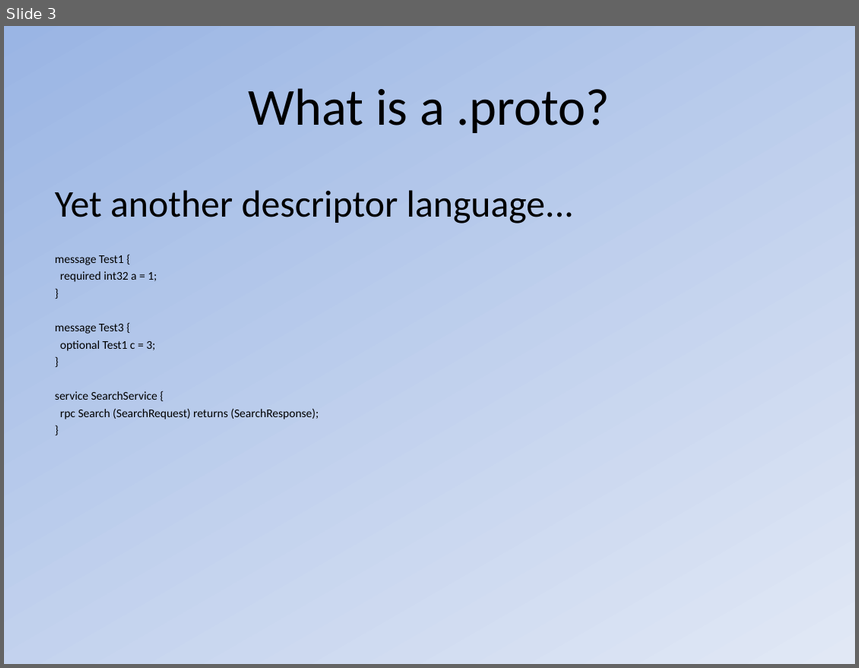
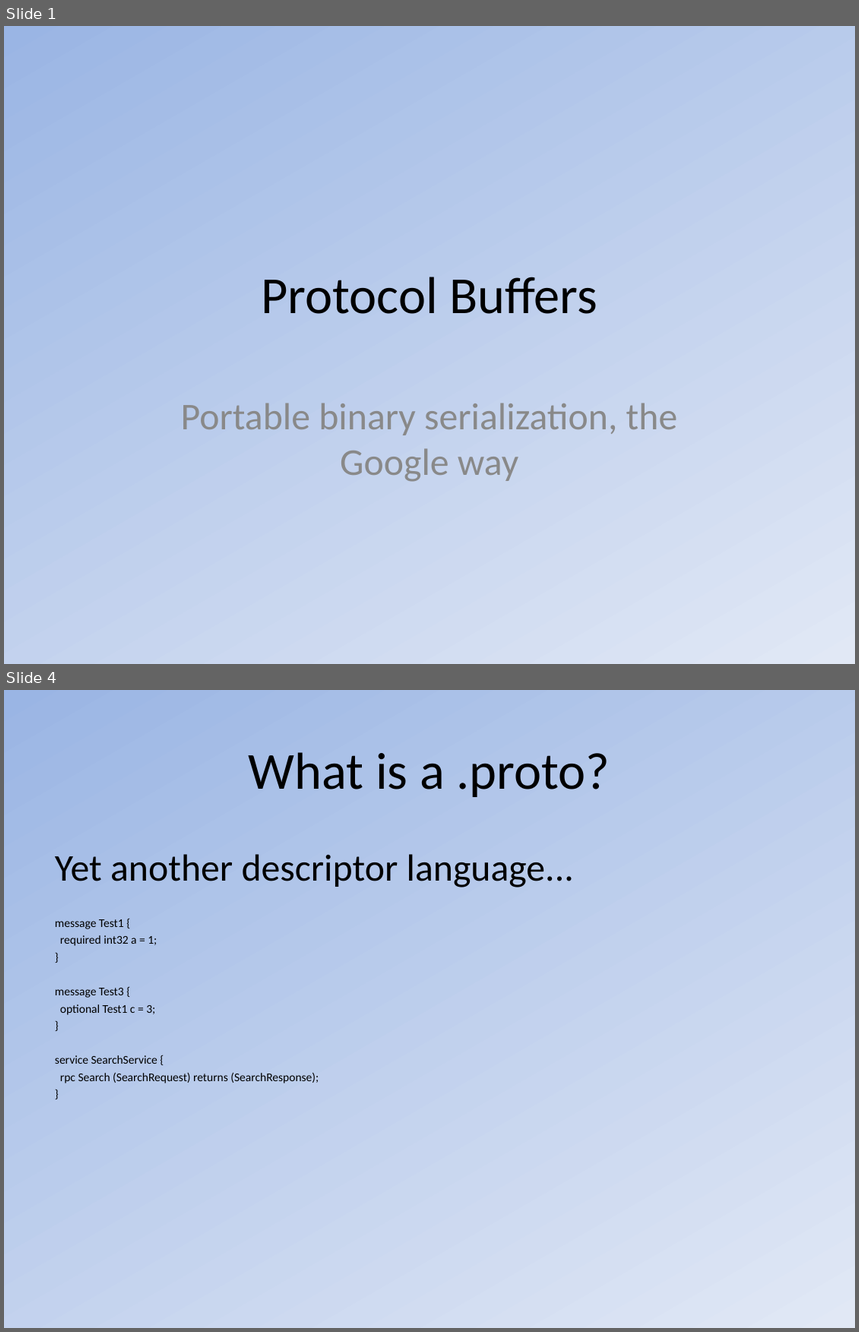
Before and after one commit to zling2001/protobuf-net, a slide deck: Tools/Protocol Buffers.ppt. Shown one above the other, each under a label of ours: slide 3 before the commit, slides 1 and 4 after it; the slides between them are not shown. The pictures are 859x668 and 859x1332 pixels, drawn with LibreOffice and Linux fonts; fonts in the diff are those of the drawing. Boxes give left, top, right and bottom in pixels: in the first picture for what was removed or moved away, otherwise in the second. Text is boxed around its words. In the diff, an @@ line names an element or a change of style, - is before the commit and + after.

```diff
--- a/Tools/Protocol Buffers.ppt
+++ b/Tools/Protocol Buffers.ppt
@@ slide 1 added at (4,26,855,664), background gradient #9AB5E4 to #E1E8F5 @@
@@ title added at (261,277,598,314), 44 pt, text #000000 @@
+Protocol Buffers
@@ subtitle added at (181,403,678,482), 32 pt, text #898989 @@
+Portable binary serialization, the Google way
@@ what was slide 3 is now slide 4 @@
```
Also in this commit, not shown: 3 slides changed, 2 other slides added, 1 slide removed.
